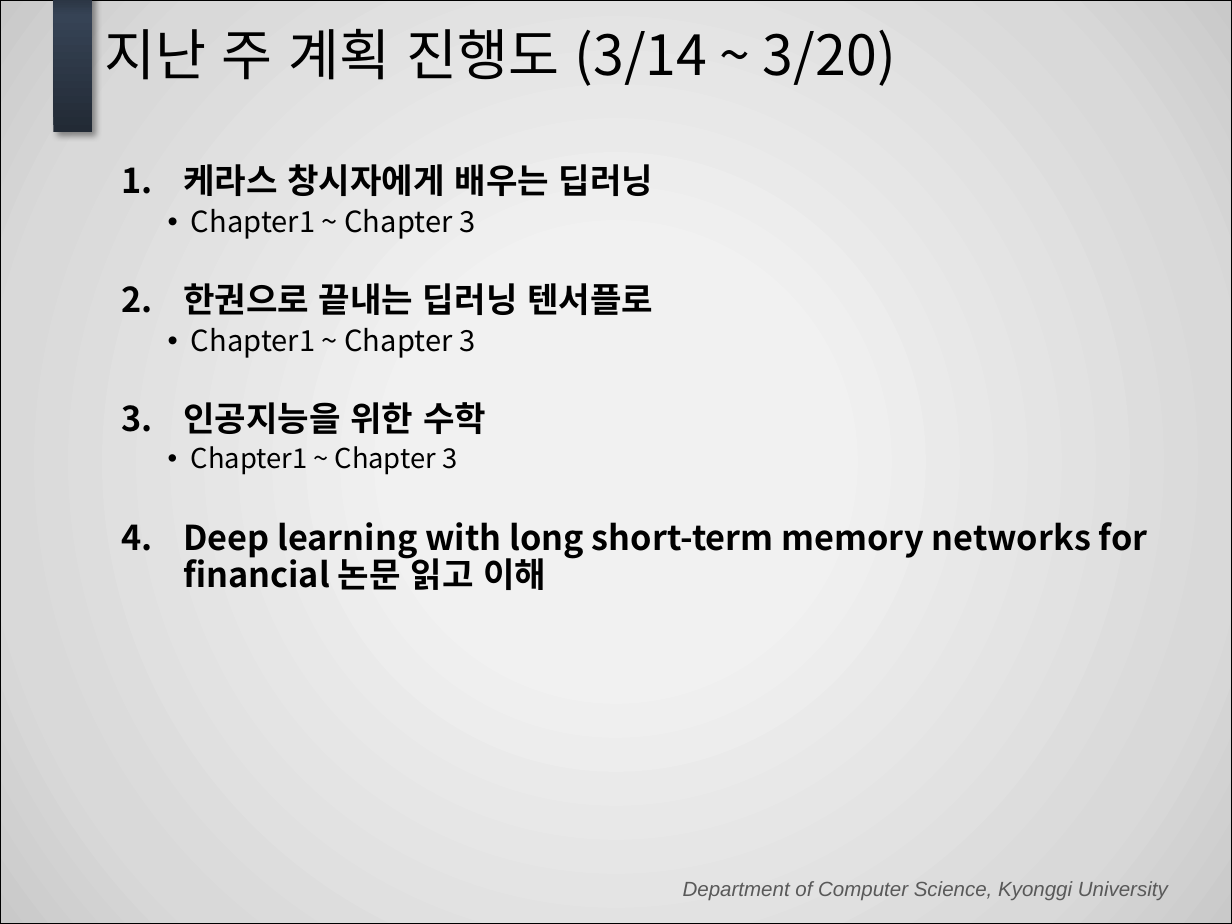
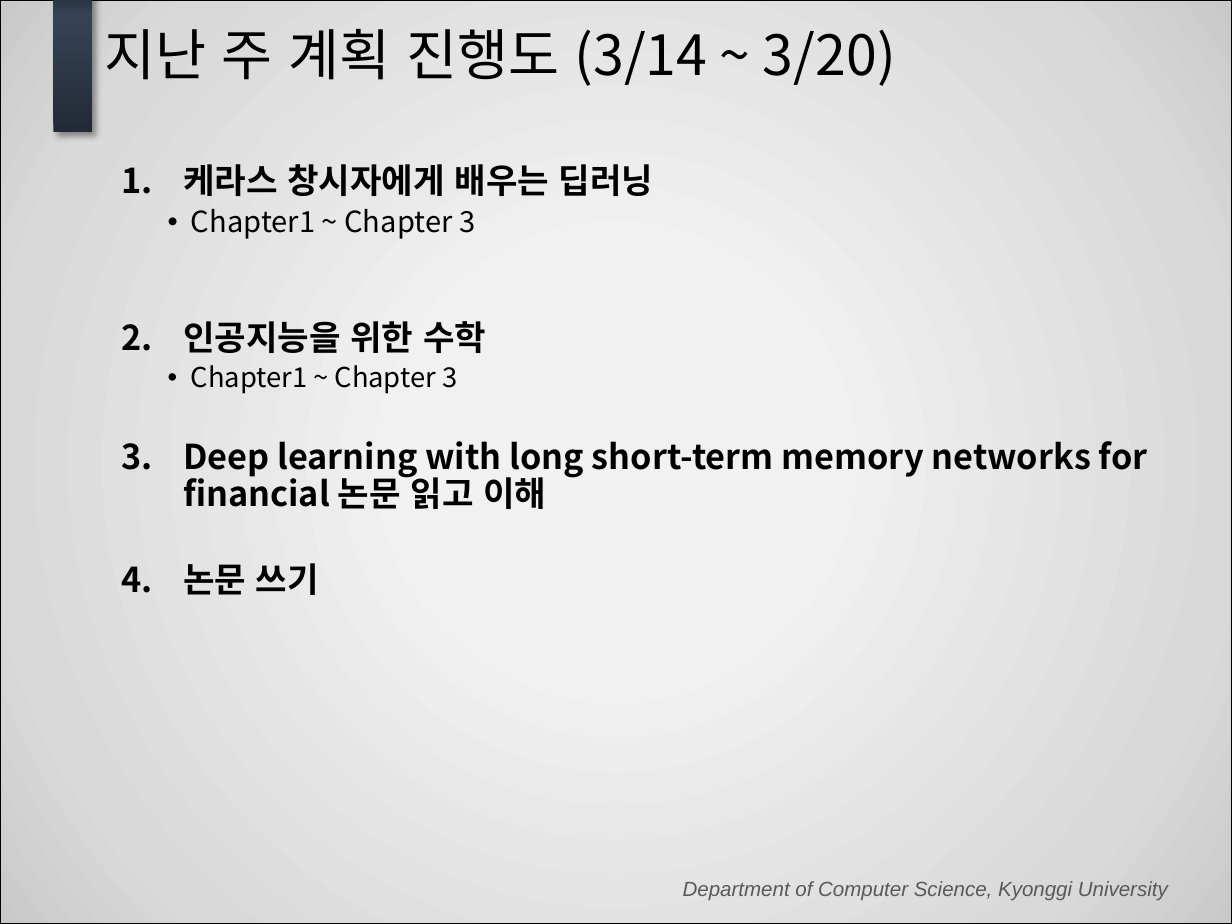
Before and after one commit to Lay4U/ROTS_StepByStep, a slide deck: slide 3 of 세미나/3월 3주차 (김형래).pptx. Drawn at 1232x924 pixels with LibreOffice and Linux fonts; fonts in the diff are those of the drawing; background and template pictures are left out. Boxes give left, top, right and bottom in pixels: in the first picture for what was removed or moved away, otherwise in the second. Text is boxed around its words. In the diff, an @@ line names an element or a change of style, - is before the commit and + after.

```diff
--- a/세미나/3월 3주차 (김형래).pptx
+++ b/세미나/3월 3주차 (김형래).pptx
@@ text at bbox=[183, 209, 653, 315]: paragraphs removed @@
-    • Chapter1 ~ Chapter 3
-  2. 한권으로 끝내는 딥러닝 텐서플로
@@ text at bbox=[183, 563, 319, 595]: paragraph added @@
+  4. 논문 쓰기
```
Also in this commit, not shown: 2 other slides changed, 1 other file.
